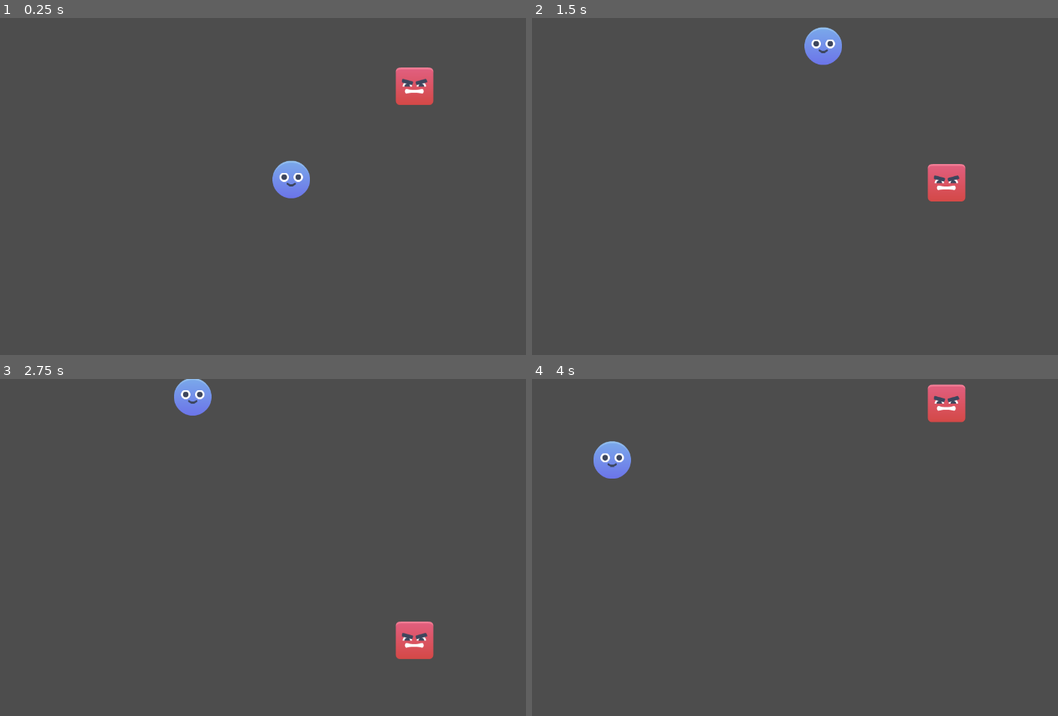
Above: before the commit, frames 1-4 (two rows, left to right).
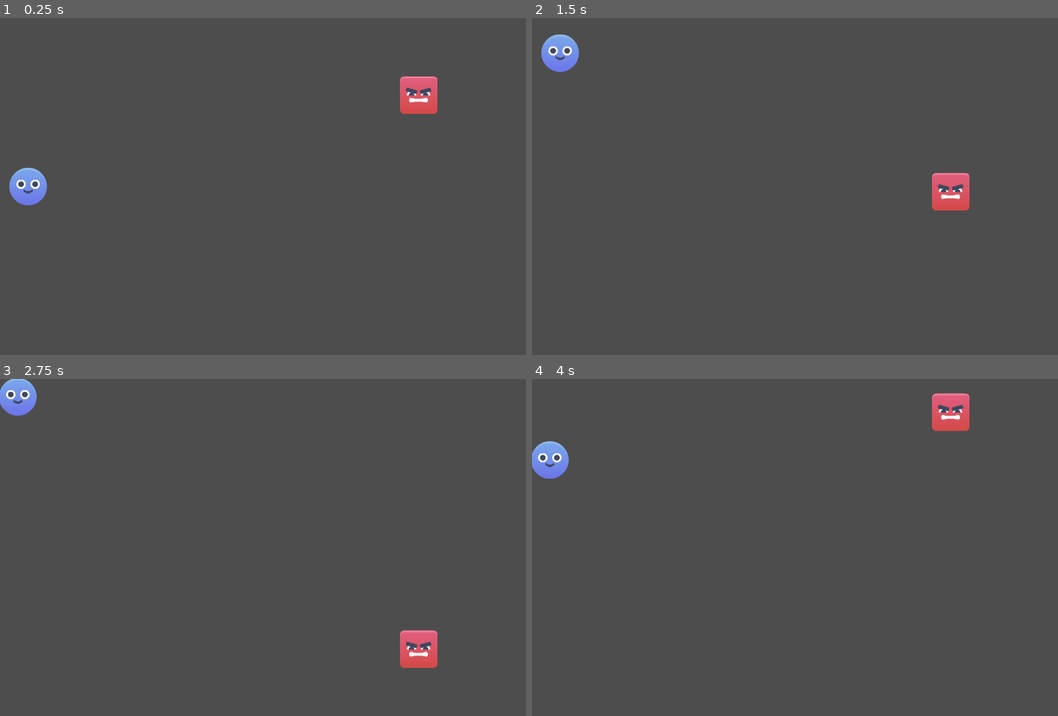
Above: after the commit, the same moments.

Repository: KaanAlpar/gint-danger-dodge
Game: Godot game, scene res://scenes/game.tscn
Same seed, same stepped clock (60 frames per second), same inputs: the game is played once before the commit and once after it.
Inputs:
- Up to frame 1 (0.25 s): no input
- Up to frame 2 (1.5 s): hold W (move_up) from 0.53 s (still down)
- Up to frame 3 (2.75 s): release W (move_up) at 2.03 s; hold A (move_left) from 2.03 s (still down)
- Up to frame 4 (4 s): release A (move_left) at 3.53 s; hold S (move_down) from 3.53 s (still down)

The runs differ from the first frame. In frame 1, 2.0% of the frame differs, in the area x 1-84%, y 14-56%; in frame 2, 2.0%; in frame 3, 2.0%; in frame 4, 2.0%, in the area x 0-84%, y 1-30%.

Commit message:
Using Signals

Diff:
--- a/scenes/enemy.tscn
+++ b/scenes/enemy.tscn
@@ -57,3 +57,5 @@
 [node name="AnimationPlayer" type="AnimationPlayer" parent="." unique_id=783697094]
 libraries/ = SubResource("AnimationLibrary_5uy6h")
 autoplay = &"move"
+
+[connection signal="body_entered" from="Area2D" to="." method="_on_area_2d_body_entered"]
--- a/scenes/game.tscn
+++ b/scenes/game.tscn
@@ -34,10 +34,10 @@
 [node name="Enemies" type="Node2D" parent="." unique_id=596120121]
 
 [node name="Enemy" parent="Enemies" unique_id=521205317 instance=ExtResource("3_lnu2h")]
-position = Vector2(884, 52)
+position = Vector2(893, 71)
 
 [node name="Player" parent="." unique_id=9245583 instance=ExtResource("1_uwrxv")]
-position = Vector2(621, 345)
+position = Vector2(60, 360)
 
 [editable path="Walls/Wall3"]
 [editable path="Walls/Wall4"]
--- a/scripts/enemy.gd
+++ b/scripts/enemy.gd
@@ -1 +1,5 @@
 extends Node2D
+
+func _on_area_2d_body_entered(body: Node2D) -> void:
+	if body is Player:
+		body.reset_player()
--- a/scripts/player.gd
+++ b/scripts/player.gd
@@ -1,7 +1,9 @@
 extends CharacterBody2D
+class_name Player
 
 var my_variable = Vector2(10, 8)
 var speed = 300.0
+var spawn_point = Vector2(60, 360)
 
 func _physics_process(_delta: float) -> void:
 	var direction = Vector2(0,0)
@@ -19,3 +21,6 @@
 
 	velocity = direction * speed
 	move_and_slide()
+
+func reset_player():
+	global_position = spawn_point
